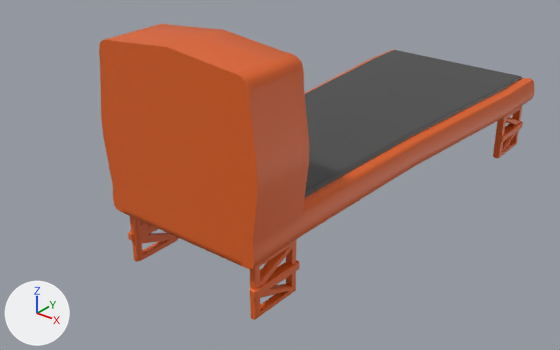
The FBX model Assets/Art Assets/Environment/FBX/MODEL_ENV_ConveyorEnd.fbx, before and after one commit.
Both versions are drawn from a camera (50 mm lens) standing at (18.2, -57.64, 7.28) and looking at (9.96, -47.34, 0.9). The axes (+X, +Y, +Z) are drawn at lower left. The lights are the same throughout. Where no turn or scale is listed for an object, it has been applied to the vertices. Vertices at the same position are counted once.

Names of what the first picture shows: 'Conveyor_End'.
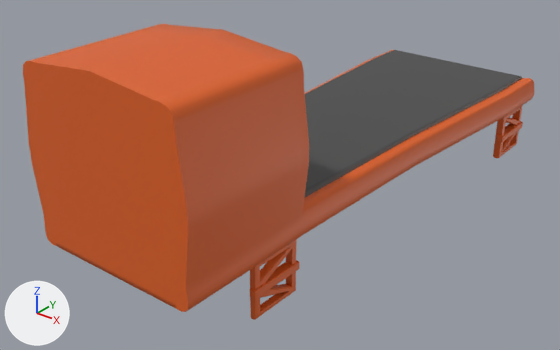
Changed parts and their boxes (x1, y1, x2, y2) in the pictures (560 x 350 px; the box of a moved part takes in the faces that stretch with it):
'Conveyor_End', reshaped (17% wider): before (99, 24, 534, 320); after (23, 24, 534, 320)
part 1 of me_mesh, moved or reshaped: before (99, 40, 258, 269); after (23, 61, 188, 312)
part 2 of me_mesh, moved or reshaped: before (105, 31, 287, 268); after (29, 31, 287, 312)

The change in detail:
me_mesh has 942 vertices, 872 faces and spans x -1.91..1.93, y -4.7..4.72, z -1.67..2.48.
me_mesh is used by ob_conveyor_end; location (10.31, -45.65, 1.67).
me_mesh part 1: all 92 vertices in x -1.63..1.65, y -4.7, z -0.63..2.48 are moved by (0.0, -1.36, 0.0).
me_mesh part 2: all 29 vertices in x -1.63..1.65, y -4.56..-4.52, z -0.62..2.48 are moved by (0.0, -0.19, 0.0).
